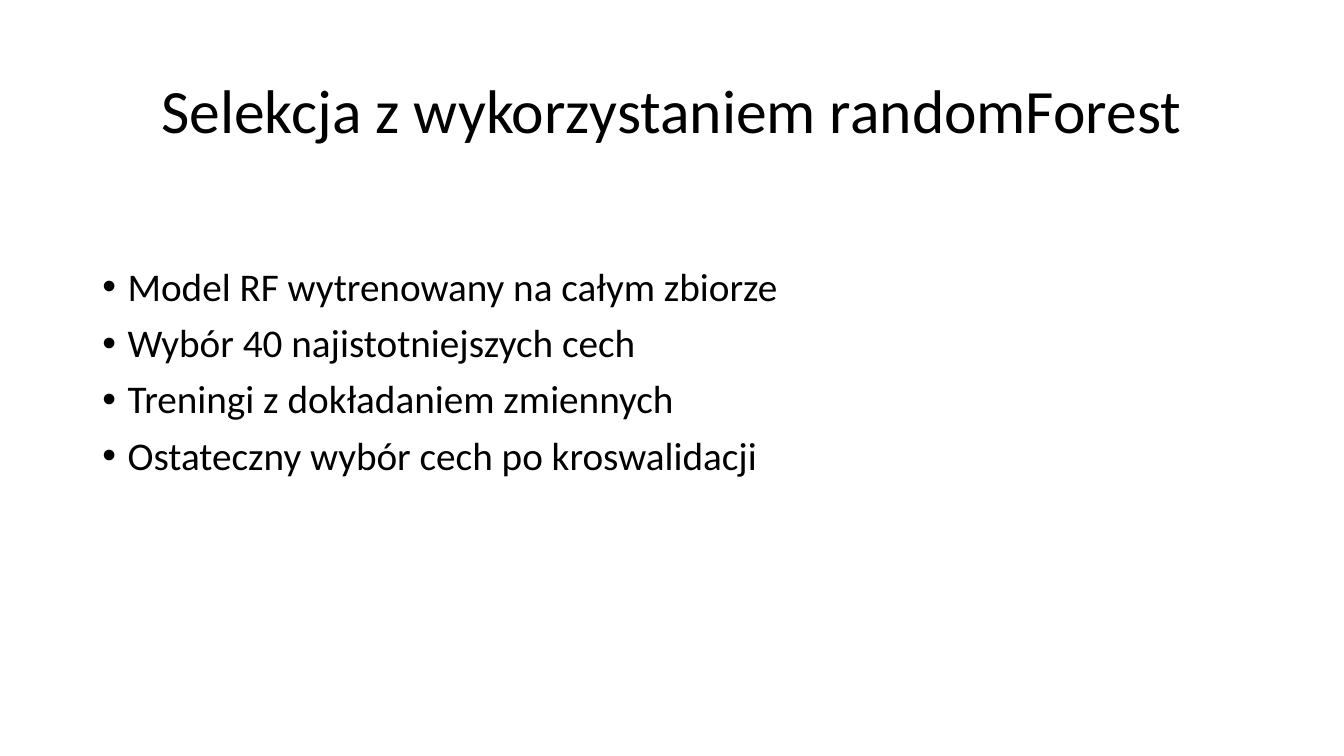
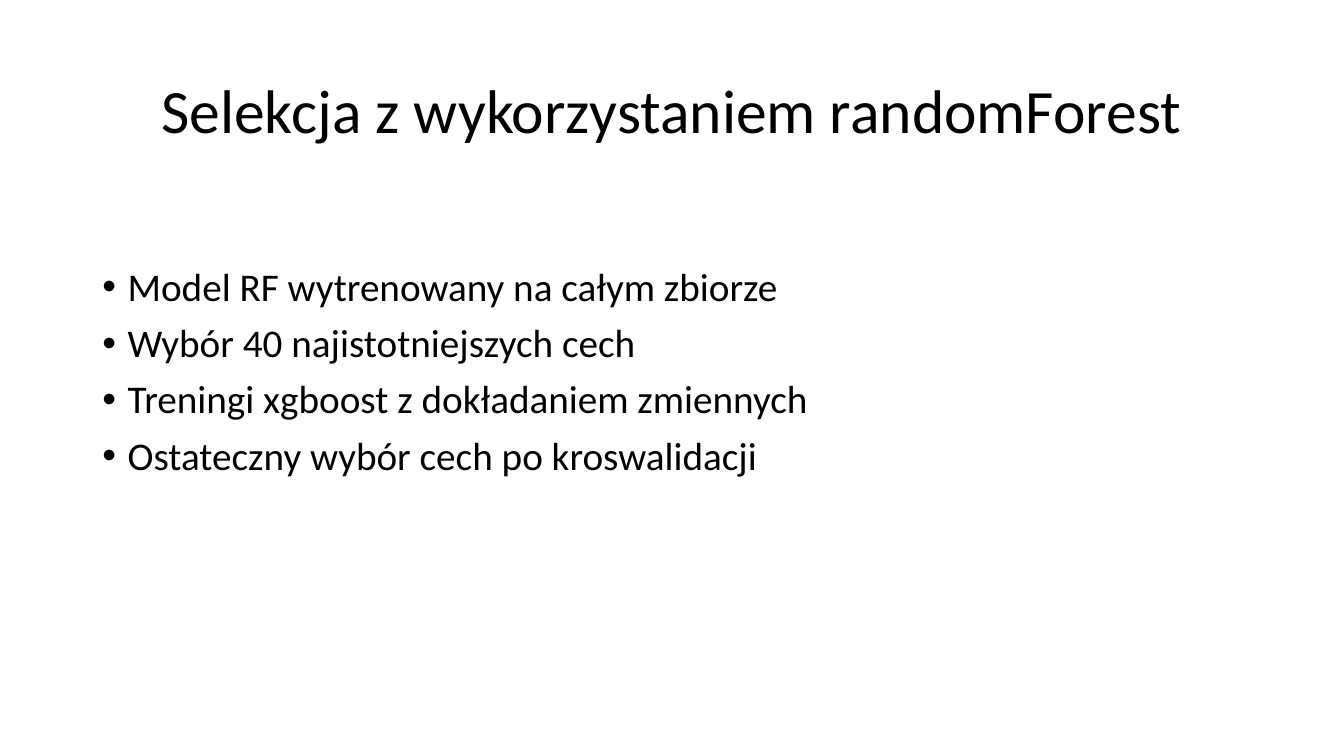
Before and after one commit to piotr-ole/Machine-Learning, a slide deck: slide 4 of FeatureSelection/presentation/Presentation.pptx. Drawn at 1344x756 pixels with LibreOffice and Linux fonts; fonts in the diff are those of the drawing. Boxes give left, top, right and bottom in pixels: in the first picture for what was removed or moved away, otherwise in the second. Text is boxed around its words. In the diff, an @@ line names an element or a change of style, - is before the commit and + after.

```diff
--- a/FeatureSelection/presentation/Presentation.pptx
+++ b/FeatureSelection/presentation/Presentation.pptx
@@ text at box(128, 385, 807, 420): text changed @@
-• Treningi z dokładaniem zmiennych
+• Treningi xgboost z dokładaniem zmiennych
```
Also in this commit, not shown: 1 other slide changed, 5 slides added, 2 slides removed, 14 other files.
